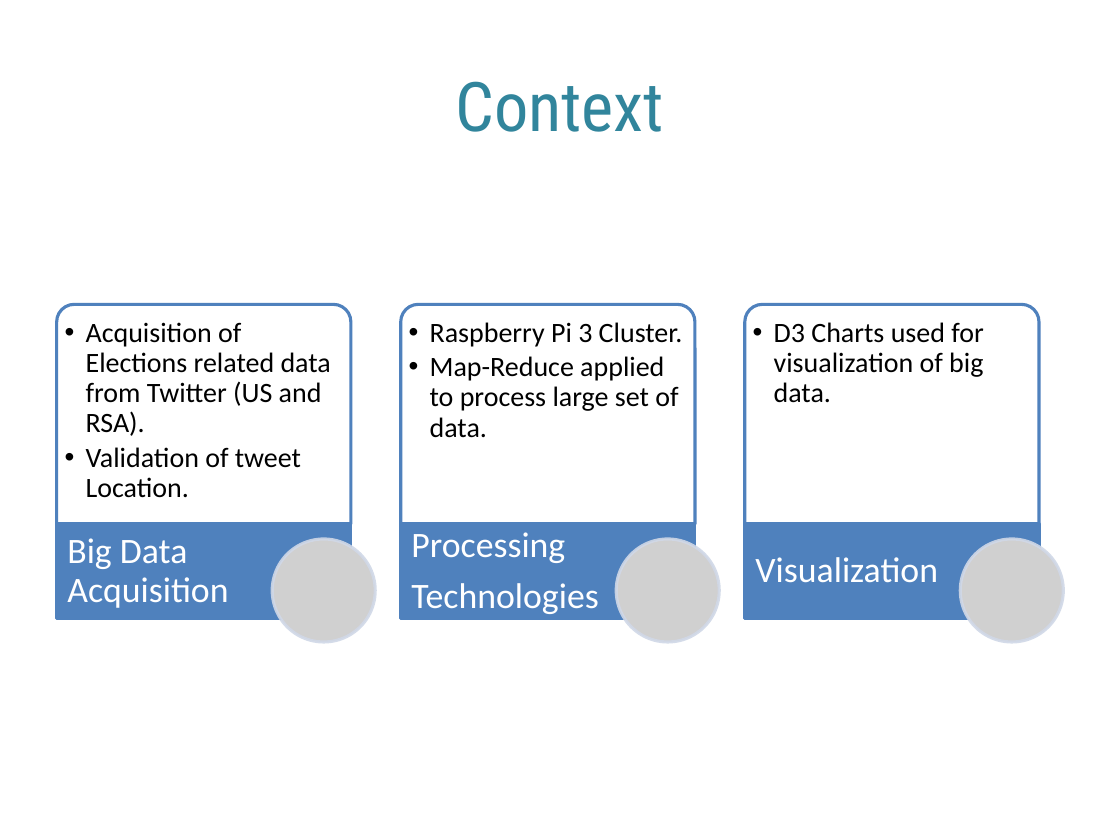
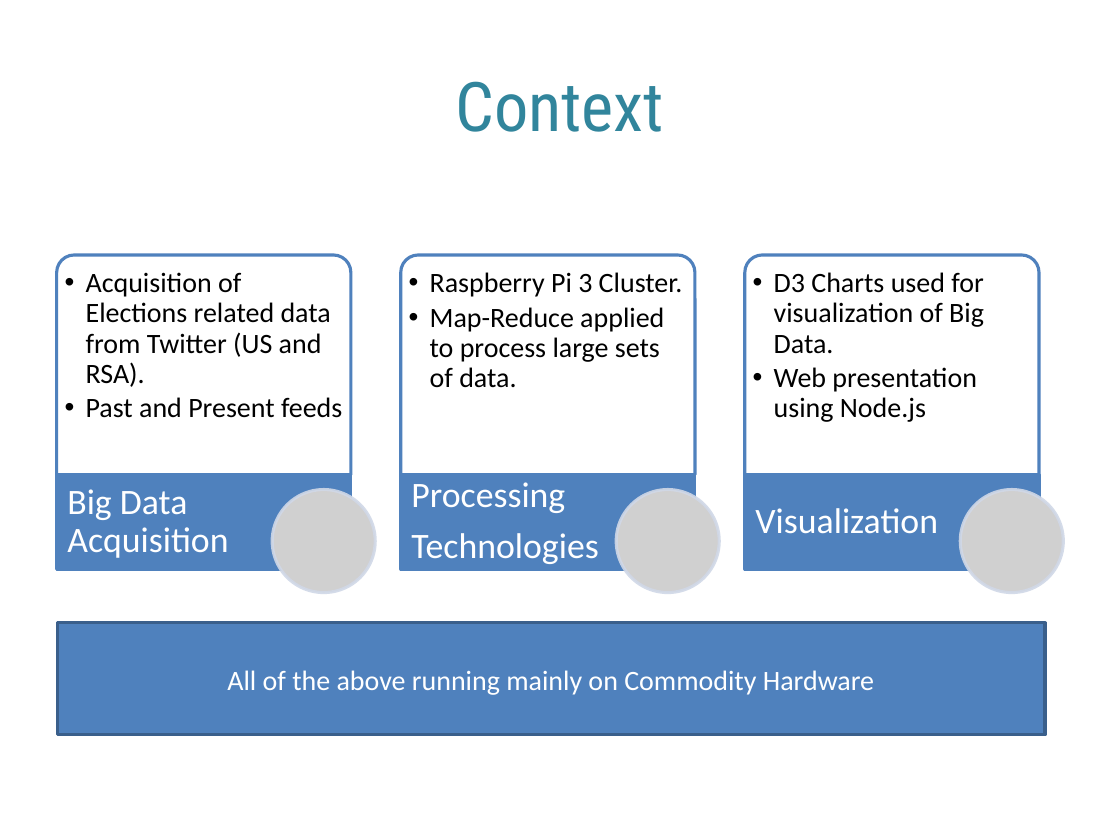
Before and after one commit to garethstephenson/ELEN7046_Group2_2016, a slide deck: slide 4 of documentation/ELEN7046 Group 2 - Group Presention.pptx. Drawn at 1120x840 pixels with LibreOffice and Linux fonts; fonts in the diff are those of the drawing; grey boxes stand for pictures; background and template pictures are left out. Boxes give left, top, right and bottom in pixels: in the first picture for what was removed or moved away, otherwise in the second. Text is boxed around its words. In the diff, an @@ line names an element or a change of style, - is before the commit and + after.

```diff
--- a/documentation/ELEN7046 Group 2 - Group Presention.pptx
+++ b/documentation/ELEN7046 Group 2 - Group Presention.pptx
@@ 5 texts, 3 rectangles, 3 round same rects, 1 picture: place and size @@
-5 texts, 3 rectangles, 3 round same rects, 1 picture at <box>57,305,1063,642</box>
+5 texts, 3 rectangles, 3 round same rects, 1 picture at <box>57,255,1063,592</box>
@@ text at <box>774,272,984,422</box>: text changed @@
-  •• D3 Charts used for visualization of big data.
+  •• D3 Charts used for visualization of Big Data.
+  •• Web presentation using Node.js
@@ text at <box>430,307,664,388</box>: text changed @@
-  •• Map-Reduce applied to process large set of data.
+  •• Map-Reduce applied to process large sets of data.
@@ text at <box>86,397,342,418</box>: text changed @@
-  •• Validation of tweet Location.
+  •• Past and Present feeds
@@ picture added at <box>272,489,375,592</box> @@
@@ picture added at <box>616,489,719,592</box> @@
@@ picture removed at <box>272,539,375,642</box> @@
@@ picture removed at <box>616,539,719,642</box> @@
@@ rectangle added at <box>57,623,1045,735</box>, fill #4F81BD, outline #3A5F8C 2 pt, 18 pt, text #FFFFFF @@
+All of the above running mainly on Commodity Hardware
```
Also in this commit, not shown: 10 other slides changed, 11 slides added, 2 slides removed.
